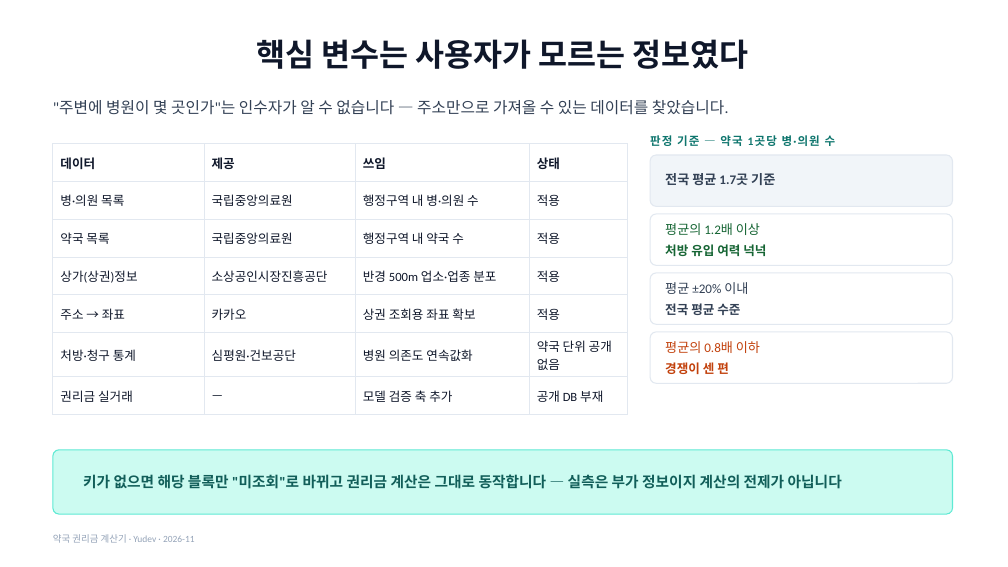
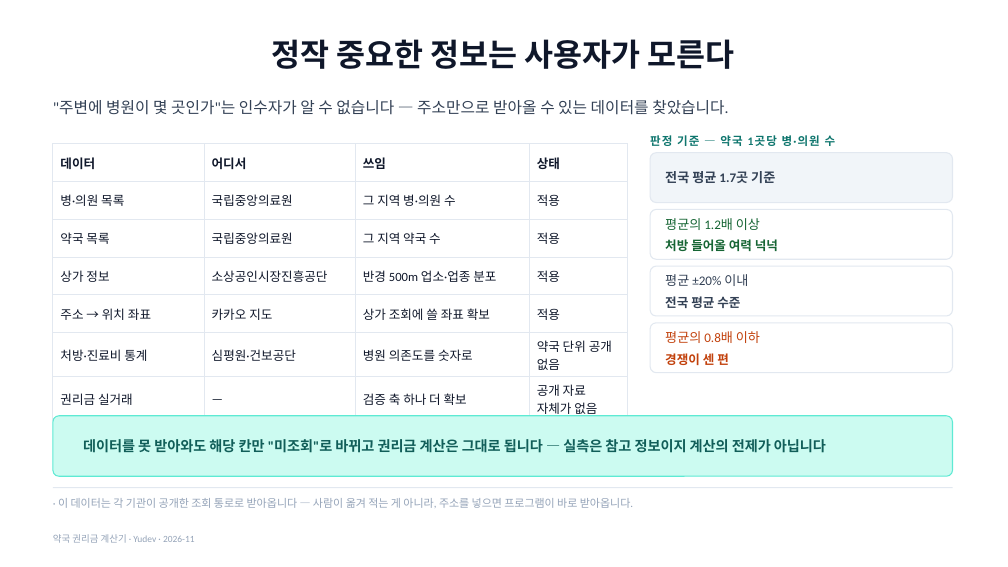
Before and after one commit to YUSEONCHUN/calculating, a slide deck: slide 14 of doc/slides/권리금계산기_프로젝트.pptx. Drawn at 1008x567 pixels with LibreOffice and Linux fonts; fonts in the diff are those of the drawing. Boxes give left, top, right and bottom in pixels: in the first picture for what was removed or moved away, otherwise in the second. Text is boxed around its words. In the diff, an @@ line names an element or a change of style, - is before the commit and + after.

```diff
--- a/doc/slides/권리금계산기_프로젝트.pptx
+++ b/doc/slides/권리금계산기_프로젝트.pptx
@@ title at (271,39,734,69): text changed @@
-핵심 변수는 사용자가 모르는 정보였다
+정작 중요한 정보는 사용자가 모른다
@@ text at (53,100,728,115): text changed @@
-"주변에 병원이 몇 곳인가"는 인수자가 알 수 없습니다 — 주소만으로 가져올 수 있는 데이터를 찾았습니다.
+"주변에 병원이 몇 곳인가"는 인수자가 알 수 없습니다 — 주소만으로 받아올 수 있는 데이터를 찾았습니다.
@@ table at (53,144,628,421) @@
-row 1, column 2: 제공
+row 1, column 2: 어디서
-row 2, column 3: 행정구역 내 병·의원 수
+row 2, column 3: 그 지역 병·의원 수
-row 3, column 3: 행정구역 내 약국 수
+row 3, column 3: 그 지역 약국 수
-row 4, column 1: 상가(상권)정보
+row 4, column 1: 상가 정보
-row 5: 주소 → 좌표 | 카카오 | 상권 조회용 좌표 확보 | 적용
+row 5: 주소 → 위치 좌표 | 카카오 지도 | 상가 조회에 쓸 좌표 확보 | 적용
-row 6, column 1: 처방·청구 통계
+row 6, column 1: 처방·진료비 통계
-row 6, column 3: 병원 의존도 연속값화
+row 6, column 3: 병원 의존도를 숫자로
-row 7, column 3: 모델 검증 축 추가
+row 7, column 3: 검증 축 하나 더 확보
-row 7, column 4: 공개 DB 부재
+row 7, column 4: 공개 자료 자체가 없음
@@ text at (665,239,778,251): text changed @@
-처방 유입 여력 넉넉
+처방 들어올 여력 넉넉
@@ 2 rounded rectangles, 1 text: place and size @@
-2 rounded rectangles, 1 text at (650,214,953,324)
+2 rounded rectangles, 1 text at (650,209,953,316)
@@ 4 texts, 1 rounded rectangle: place and size @@
-4 texts, 1 rounded rectangle at (650,282,953,383)
+4 texts, 1 rounded rectangle at (650,274,953,373)
@@ proportions changed in 5 elements at (650,153,953,203), (650,209,953,259), (650,266,953,316), (650,323,953,373), (53,416,953,476) @@
@@ rounded rectangle: place and size @@
-rounded rectangle at (53,450,953,514)
+rounded rectangle at (53,416,953,476)
@@ text at (83,439,826,453): text changed; size 14 to 13.5 pt @@
-키가 없으면 해당 블록만 "미조회"로 바뀌고 권리금 계산은 그대로 동작합니다 — 실측은 부가 정보이지 계산의 전제가 아닙니다
+데이터를 못 받아와도 해당 칸만 "미조회"로 바뀌고 권리금 계산은 그대로 됩니다 — 실측은 참고 정보이지 계산의 전제가 아닙니다
@@ line added from (53, 488) to (953, 488), #E2E8F0 1 pt @@
@@ text added at (58,498,633,508), 10.5 pt, text #94A3B8 @@
+· 이 데이터는 각 기관이 공개한 조회 통로로 받아옵니다 — 사람이 옮겨 적는 게 아니라, 주소를 넣으면 프로그램이 바로 받아옵니다.
```
Also in this commit, not shown: 18 other slides changed, 3 slides added, 2 slides removed, 5 other files.
